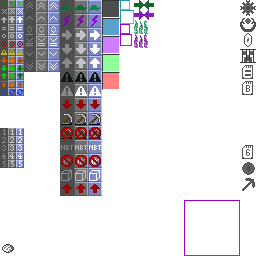
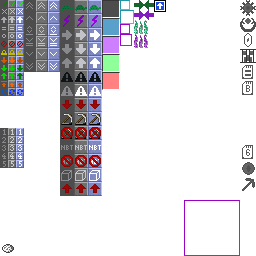
Two versions of the same layered image (256x256). Layer-by-layer changes:
painted on "Icons" over [154, 0, 166, 12]
